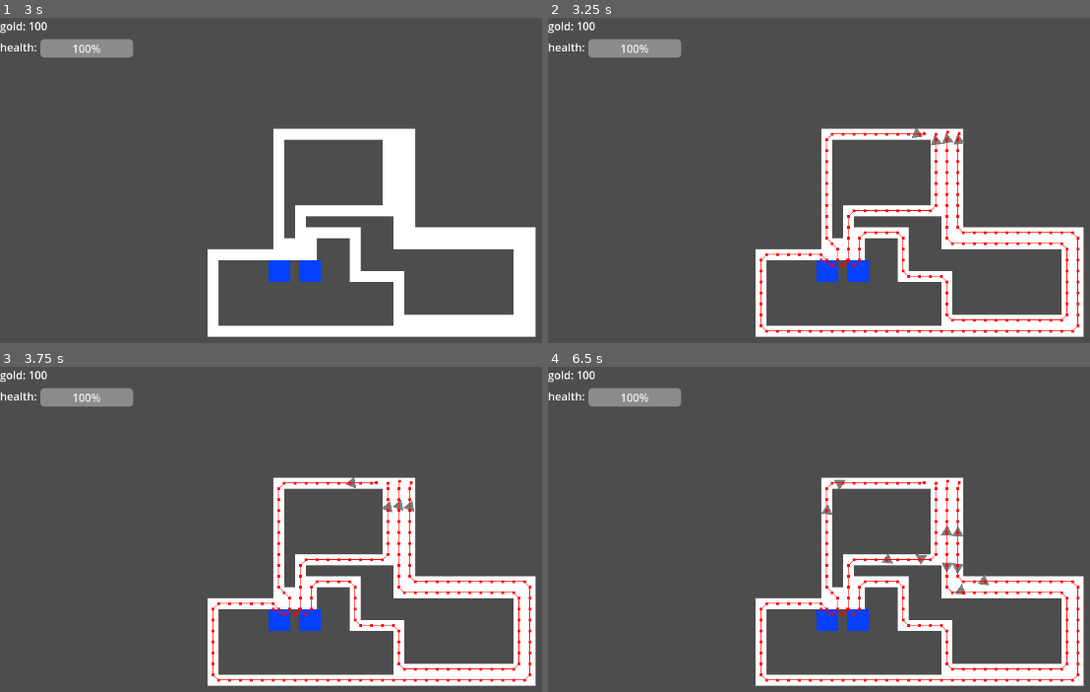
Above: before the commit, frames 1-4 (two rows, left to right).
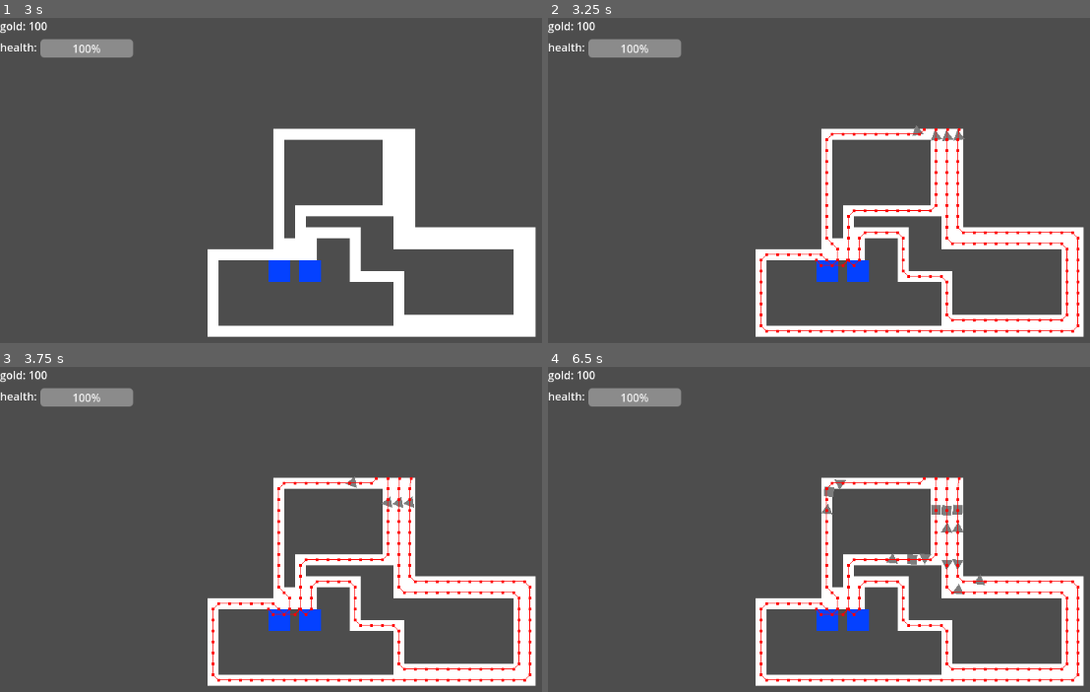
Above: after the commit, the same moments.

Repository: gluemagazine/square-tower-defence
Game: Godot game, scene res://scenes/map_template.tscn
The game is run twice, just before and just after one commit, with the same random seed, the same clock (stepped at 60 frames per second) and the same inputs. The project has no main scene, so this scene is started directly.
Inputs:
- Up to frame 1 (3 s): tap Enter at 0.5, 2 s; tap Space at 1.25, 2.75 s
- Up to frame 2 (3.25 s): no input
- Up to frame 3 (3.75 s): no input
- Up to frame 4 (6.5 s): no input

Frame 1 is identical in both runs. In frame 2, 0.2% of the frame differs, in the area x 49-77%, y 33-77%; in frame 3, 0.2%; in frame 4, 0.7%, in the area x 49-82%, y 33-77%.

Commit message:
fixed some spawning issues, added more waves and enemies

Diff:
--- a/square-tower-defence/enemies/wave_manager.gd
+++ b/square-tower-defence/enemies/wave_manager.gd
@@ -35,7 +35,6 @@
 	if waves == []:
 		final_wave = true
 	timer.wait_time = current_wave.duration
-	timer.start()
 	spawn_wave()
 
 func spawn_wave():
@@ -49,17 +48,20 @@
 		for i in range(current_wave.enemies[key]):
 			if current_wave.enemies[key] <= 0:
 				break
-			var new_enemy = spawners[i % (n_of_spawners) + 1].spawn(key)
+			var new_enemy = spawners[max(num_spawned % (n_of_spawners) + 1,1)].spawn(key)
 			current_enemies.append(new_enemy)
 			new_enemy.killed.connect(check_for_wave_end)
 			num_spawned += 1
 			current_wave.enemies[key] -= 1
 			if num_spawned >= options.size():
+				num_spawned -= options.size()
 				spawn_again = true
 				break
 	if spawn_again:
 		await get_tree().create_timer(current_wave.spawn_interval).timeout
 		spawn_wave()
+	else:
+		timer.start()
 
 
 func check_for_wave_end(erased_enemy):
--- /dev/null
+++ b/square-tower-defence/resources/enemies/fast enemy.tres
@@ -0,0 +1,17 @@
+[gd_resource type="Resource" script_class="EnemyResource" load_steps=2 format=3 uid="uid://14321q0em26i"]
+
+[ext_resource type="Script" uid="uid://n1c5q3ar4ftf" path="res://resources/enemies/enemy_resource.gd" id="1_4jqii"]
+
+[resource]
+script = ExtResource("1_4jqii")
+sides = 4
+color = Color(1, 1, 1, 1)
+animations = {
+&"attack": "attack",
+&"hurt": "hurt",
+&"walk": "walk"
+}
+health = 5
+damage = 10
+speed = 100
+metadata/_custom_type_script = "uid://n1c5q3ar4ftf"
--- a/square-tower-defence/resources/waves/basic wave.tres
+++ b/square-tower-defence/resources/waves/basic wave.tres
@@ -1,14 +1,16 @@
-[gd_resource type="Resource" script_class="Wave" load_steps=4 format=3 uid="uid://ce5c5uu5q1ncf"]
+[gd_resource type="Resource" script_class="Wave" load_steps=5 format=3 uid="uid://ce5c5uu5q1ncf"]
 
 [ext_resource type="Script" uid="uid://n1c5q3ar4ftf" path="res://resources/enemies/enemy_resource.gd" id="1_30iub"]
 [ext_resource type="Script" uid="uid://cimw6eha4lytp" path="res://resources/waves/wave.gd" id="2_e0hr8"]
 [ext_resource type="Resource" uid="uid://40154clyob1r" path="res://resources/enemies/basic enemy.tres" id="2_uvwfk"]
+[ext_resource type="Resource" uid="uid://14321q0em26i" path="res://resources/enemies/fast enemy.tres" id="3_uvwfk"]
 
 [resource]
 script = ExtResource("2_e0hr8")
 enemies = Dictionary[ExtResource("1_30iub"), int]({
-ExtResource("2_uvwfk"): 10
+ExtResource("2_uvwfk"): 10,
+ExtResource("3_uvwfk"): 5
 })
-duration = 10.0
+duration = 5.0
 spawn_interval = 1.0
 metadata/_custom_type_script = "uid://cimw6eha4lytp"
--- /dev/null
+++ b/square-tower-defence/resources/waves/fast wave.tres
@@ -0,0 +1,14 @@
+[gd_resource type="Resource" script_class="Wave" load_steps=4 format=3 uid="uid://bslwvov6rrvqv"]
+
+[ext_resource type="Script" uid="uid://n1c5q3ar4ftf" path="res://resources/enemies/enemy_resource.gd" id="1_qhdjo"]
+[ext_resource type="Script" uid="uid://cimw6eha4lytp" path="res://resources/waves/wave.gd" id="2_0fo7l"]
+[ext_resource type="Resource" uid="uid://14321q0em26i" path="res://resources/enemies/fast enemy.tres" id="2_e7t6q"]
+
+[resource]
+script = ExtResource("2_0fo7l")
+enemies = Dictionary[ExtResource("1_qhdjo"), int]({
+ExtResource("2_e7t6q"): 20
+})
+duration = 1.0
+spawn_interval = 0.5
+metadata/_custom_type_script = "uid://cimw6eha4lytp"
--- a/square-tower-defence/scenes/map_template.tscn
+++ b/square-tower-defence/scenes/map_template.tscn
@@ -1,14 +1,28 @@
-[gd_scene load_steps=10 format=4 uid="uid://kl6qgmxpv6il"]
+[gd_scene load_steps=15 format=4 uid="uid://kl6qgmxpv6il"]
 
 [ext_resource type="Script" uid="uid://bplmlt0rdsi7r" path="res://enemies/wave_manager.gd" id="1_fjhfp"]
 [ext_resource type="PackedScene" uid="uid://qunequ0snvhy" path="res://scenes/player_manager.tscn" id="1_xscvl"]
 [ext_resource type="Script" uid="uid://cimw6eha4lytp" path="res://resources/waves/wave.gd" id="2_gj7s8"]
 [ext_resource type="Script" uid="uid://dsrsqrxwy3wns" path="res://enemies/manual_spawner.gd" id="2_xd6eh"]
 [ext_resource type="Resource" uid="uid://ce5c5uu5q1ncf" path="res://resources/waves/basic wave.tres" id="3_xscvl"]
+[ext_resource type="Resource" uid="uid://bslwvov6rrvqv" path="res://resources/waves/fast wave.tres" id="5_7nsrw"]
 [ext_resource type="TileSet" uid="uid://c4hina6s2qtir" path="res://resources/tilemaps/map tiles.tres" id="5_24haj"]
 [ext_resource type="TileSet" uid="uid://ckmygcjmpbdex" path="res://resources/tilemaps/navigation tiles.tres" id="6_fjhfp"]
+[ext_resource type="Script" uid="uid://n1c5q3ar4ftf" path="res://resources/enemies/enemy_resource.gd" id="6_i4h0e"]
+[ext_resource type="Resource" uid="uid://40154clyob1r" path="res://resources/enemies/basic enemy.tres" id="7_s6h2y"]
 [ext_resource type="TileSet" uid="uid://dcxxr1qhfql2o" path="res://resources/tilemaps/buildings.tres" id="7_xd6eh"]
 [ext_resource type="PackedScene" uid="uid://bgubqo0qquoyr" path="res://scenes/base.tscn" id="8_gj7s8"]
+[ext_resource type="Resource" uid="uid://14321q0em26i" path="res://resources/enemies/fast enemy.tres" id="8_w0p8v"]
+
+[sub_resource type="Resource" id="Resource_73rso"]
+script = ExtResource("2_gj7s8")
+enemies = Dictionary[ExtResource("6_i4h0e"), int]({
+ExtResource("7_s6h2y"): 10,
+ExtResource("8_w0p8v"): 5
+})
+duration = 5.0
+spawn_interval = 0.0
+metadata/_custom_type_script = "uid://cimw6eha4lytp"
 
 [node name="Map Template" type="Node2D"]
 
@@ -17,11 +31,11 @@
 [node name="WaveManager" type="Node" parent="." node_paths=PackedStringArray("spawner_array")]
 script = ExtResource("1_fjhfp")
 spawner_array = [NodePath("ManualSpawner"), NodePath("ManualSpawner2"), NodePath("ManualSpawner3"), NodePath("ManualSpawner4")]
-waves = Array[ExtResource("2_gj7s8")]([ExtResource("3_xscvl")])
+waves = Array[ExtResource("2_gj7s8")]([ExtResource("3_xscvl"), ExtResource("5_7nsrw"), SubResource("Resource_73rso")])
 metadata/_custom_type_script = "uid://bplmlt0rdsi7r"
 
 [node name="ManualSpawner" type="Node2D" parent="WaveManager" node_paths=PackedStringArray("new_parent", "target")]
-position = Vector2(233, 5)
+position = Vector2(233, 1)
 script = ExtResource("2_xd6eh")
 path_num = 1
 new_parent = NodePath("../..")
@@ -29,7 +43,7 @@
 metadata/_custom_type_script = "uid://dsrsqrxwy3wns"
 
 [node name="ManualSpawner2" type="Node2D" parent="WaveManager" node_paths=PackedStringArray("new_parent", "target")]
-position = Vector2(250, 7)
+position = Vector2(250, 1)
 script = ExtResource("2_xd6eh")
 path_num = 2
 new_parent = NodePath("../..")
@@ -37,7 +51,7 @@
 metadata/_custom_type_script = "uid://dsrsqrxwy3wns"
 
 [node name="ManualSpawner3" type="Node2D" parent="WaveManager" node_paths=PackedStringArray("new_parent", "target")]
-position = Vector2(216, 8)
+position = Vector2(216, 1)
 script = ExtResource("2_xd6eh")
 path_num = 3
 new_parent = NodePath("../..")
@@ -45,7 +59,7 @@
 metadata/_custom_type_script = "uid://dsrsqrxwy3wns"
 
 [node name="ManualSpawner4" type="Node2D" parent="WaveManager" node_paths=PackedStringArray("new_parent", "target")]
-position = Vector2(199, 7)
+position = Vector2(199, 1)
 script = ExtResource("2_xd6eh")
 path_num = 4
 new_parent = NodePath("../..")
@@ -76,7 +90,7 @@
 tile_set = ExtResource("6_fjhfp")
 
 [node name="universal navigation" type="TileMapLayer" parent="Paths"]
-tile_map_data = PackedByteArray("AAADAAwAAgABAAAAAAADAA0AAgABAAAAAAAEAAwAAgABAAAAAAAEAA0AAgABAAAAAAAFAAwAAgABAAAAAAAFAA0AAgABAAAAAAAGAAwAAgABAAAAAAAGAA0AAgABAAAAAAA=")
+tile_map_data = PackedByteArray("AAADAAwAAgABAAAAAAADAA0AAgABAAAAAAAEAAwAAgABAAAAAAAEAA0AAgABAAAAAAAFAAwAAgABAAAAAAAFAA0AAgABAAAAAAAGAAwAAgABAAAAAAAGAA0AAgABAAAAAAACAAwAAgABAAAAAAACAA0AAgABAAAAAAAHAAwAAgABAAAAAAAHAA0AAgABAAAAAAA=")
 tile_set = ExtResource("6_fjhfp")
 
 [node name="buildings" type="TileMapLayer" parent="."]
